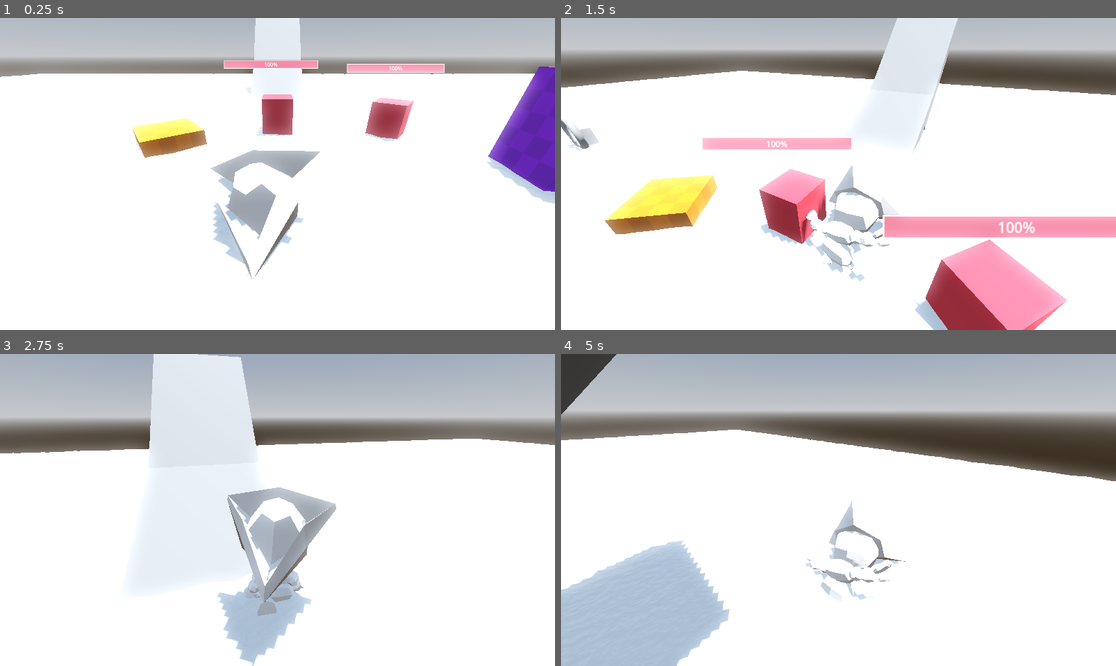
Above: before the commit, frames 1-4 (two rows, left to right).
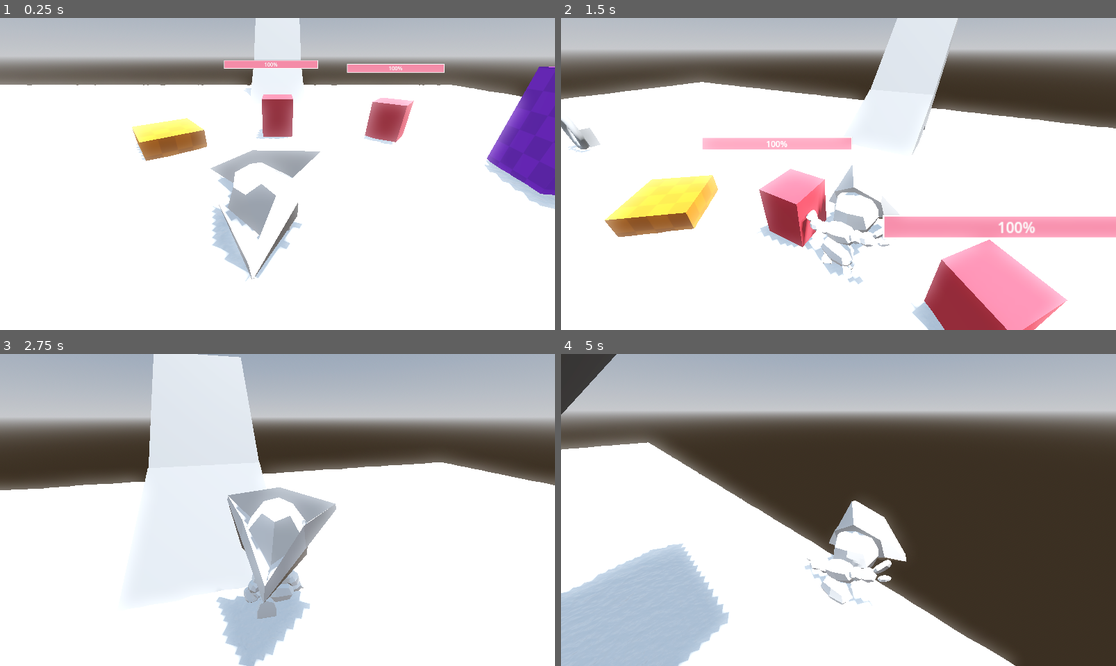
Above: after the commit, the same moments.

Repository: d4nmos/PirateGame
Game: Godot game, scene res://scenes/test.tscn
The game is run twice, just before and just after one commit, with the same random seed, the same clock (stepped at 60 frames per second) and the same inputs.
Inputs (mouse positions are in pixels of both pictures, inside the frame that each line leads up to):
- Up to frame 1 (0.25 s): no input
- Up to frame 2 (1.5 s): move the mouse to (866, 174) at 0.52 s; hold W (forward) from 0.53 s (still down); tap E (interact) at 0.6 s; click (866, 174) at 0.67 s; tap Space (jump) at 0.77 s; move the mouse to (810, 174) at 1.27 s; tap Mouse wheel up (next_interact_object) at 1.35 s
- Up to frame 3 (2.75 s): keep holding W (forward); tap Space (jump) at 1.52 s; move the mouse to (288, 503) at 2.02 s; tap Mouse wheel down (prev_interact_object) at 2.1 s
- Up to frame 4 (5 s): keep holding W (forward); move the mouse to (832, 516) at 2.77 s; tap E (interact) at 2.85 s; click (832, 516) at 2.92 s; tap Space (jump) at 3.02, 3.77, 4.52 s; move the mouse to (877, 513) at 3.52 s; tap Mouse wheel up (next_interact_object) at 3.6 s; move the mouse to (794, 506) at 4.27 s; tap Mouse wheel down (prev_interact_object) at 4.35 s

The runs differ from the first frame. In frame 1, 6.1% of the frame differs, in the area x 0-100%, y 15-85%; in frame 2, 8.2%; in frame 3, 10%; in frame 4, 36%, in the area x 0-100%, y 22-100%.

Commit message:
Update WaterPlane.tscn

Diff:
--- a/scenes/WaterPlane.tscn
+++ b/scenes/WaterPlane.tscn
@@ -10,6 +10,6 @@
 [node name="WaterPlane" type="Node3D"]
 
 [node name="WaterPlane" type="MeshInstance3D" parent="."]
-transform = Transform3D(1, 0, 0, 0, 1, 0, 0, 0, 1, 0.021138, 0, 0)
+transform = Transform3D(0.588778, 0, 0, 0, 0.588778, 0, 0, 0, 0.588778, -0.0728867, 0, 0)
 mesh = SubResource("QuadMesh_ldwmu")
 surface_material_override/0 = ExtResource("1_j727g")
